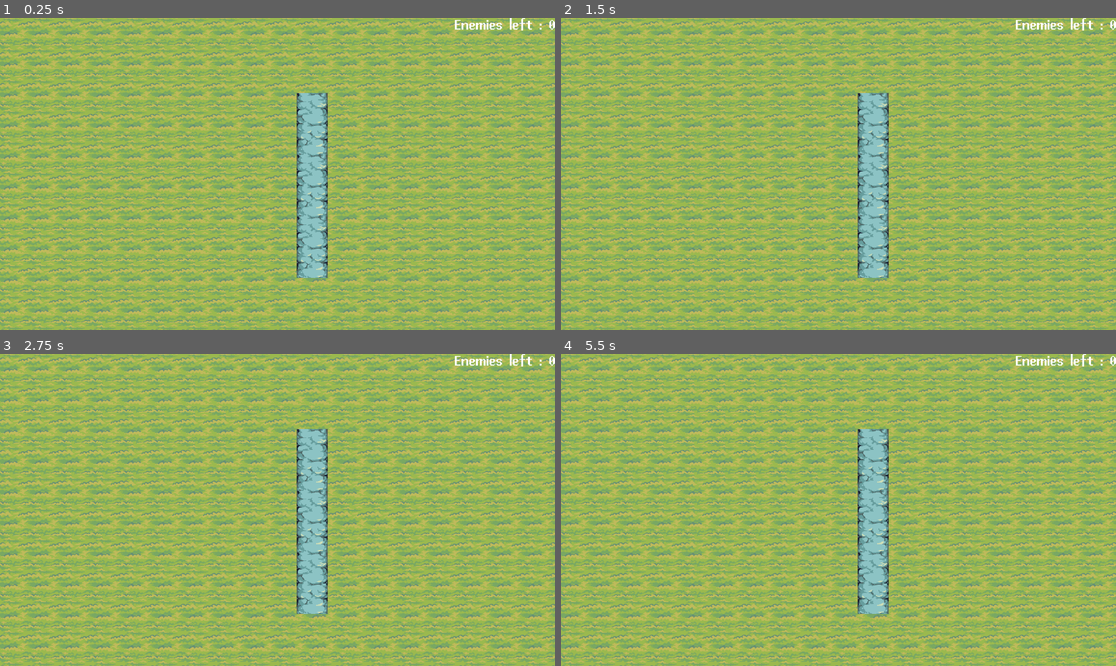
Above: before the commit, frames 1-4 (two rows, left to right).
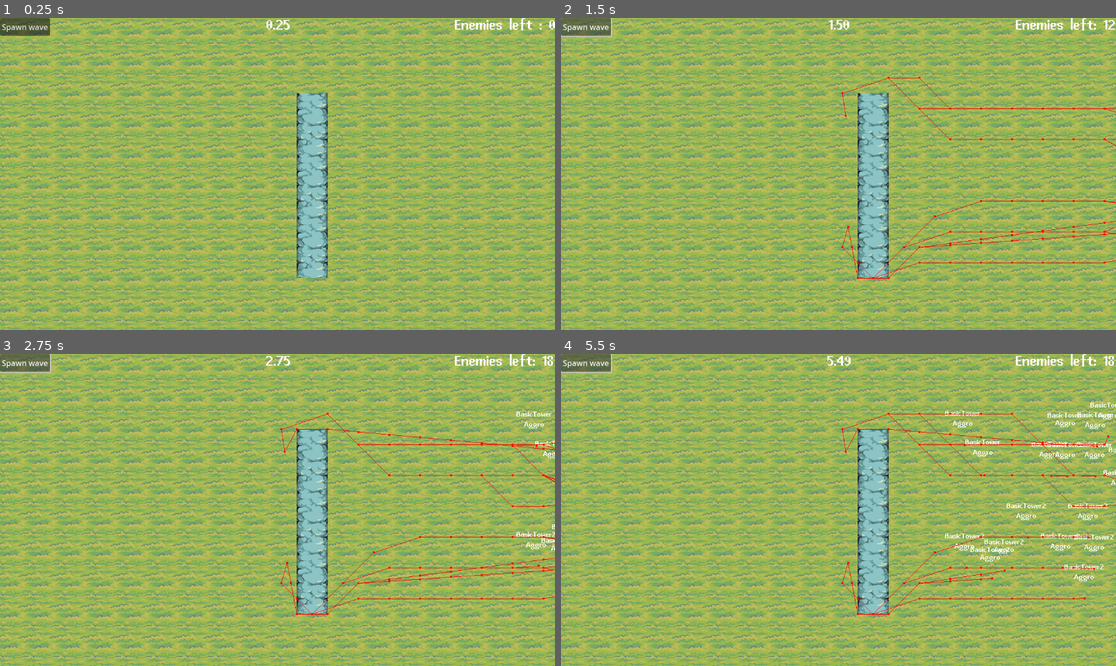
Above: after the commit, the same moments.

Repository: Cedro23/TDCardGame
Game: Godot game, scene res://scenes/game.tscn
Same seed, same stepped clock (60 frames per second), same inputs: the game is played once before the commit and once after it.
Inputs (mouse positions are in pixels of both pictures, inside the frame that each line leads up to):
- Up to frame 1 (0.25 s): no input
- Up to frame 2 (1.5 s): click (588, 27) at 0.5 s, where only the run after the commit has a clickable "Spawn wave"; click (588, 27) at 1.25 s, where only the run after the commit has a clickable "Spawn wave"
- Up to frame 3 (2.75 s): click (27, 363) at 2 s, where only the run after the commit has a clickable "Spawn wave"
- Up to frame 4 (5.5 s): no input

The runs differ from the first frame. In frame 1, 0.6% of the frame differs, in the area x 0-53%, y 0-6%; in frame 2, 1.7%; in frame 3, 2.2%; in frame 4, 3.2%, in the area x 0-100%, y 0-84%.

Commit message:
Added stopwatch to debug

Diff:
--- a/scenes/debug/debug_manager.tscn
+++ b/scenes/debug/debug_manager.tscn
@@ -1,6 +1,11 @@
-[gd_scene load_steps=2 format=3 uid="uid://dyt5gqnpn38wo"]
+[gd_scene load_steps=4 format=3 uid="uid://dyt5gqnpn38wo"]
 
 [ext_resource type="Script" path="res://scripts/tools/debug_manager.gd" id="1_rse5b"]
+[ext_resource type="FontFile" uid="uid://bylvoyi54agvx" path="res://assets/fonts/Abaddon_Fonts_v1.2/Abaddon Bold.ttf" id="2_gqn37"]
+
+[sub_resource type="LabelSettings" id="LabelSettings_s3r3o"]
+font = ExtResource("2_gqn37")
+font_size = 32
 
 [node name="DebugManager" type="Control"]
 layout_mode = 3
@@ -12,8 +17,23 @@
 script = ExtResource("1_rse5b")
 
 [node name="BtnSpawnWave" type="Button" parent="."]
+layout_mode = 0
 offset_right = 104.0
 offset_bottom = 37.0
 text = "Spawn wave"
 
+[node name="LblStopwatch" type="Label" parent="."]
+layout_mode = 1
+anchors_preset = 5
+anchor_left = 0.5
+anchor_right = 0.5
+offset_left = -31.0
+offset_right = 31.0
+offset_bottom = 36.0
+grow_horizontal = 2
+text = "00:00"
+label_settings = SubResource("LabelSettings_s3r3o")
+horizontal_alignment = 1
+vertical_alignment = 1
+
 [connection signal="pressed" from="BtnSpawnWave" to="." method="_on_btn_spawn_wave_pressed"]
--- a/scenes/game_manager.tscn
+++ b/scenes/game_manager.tscn
@@ -11,6 +11,5 @@
 
 [node name="CanvasLayer" type="CanvasLayer" parent="."]
 
-[node name="DebugManager" parent="CanvasLayer" node_paths=PackedStringArray("spawn_manager") instance=ExtResource("3_7m6en")]
-visible = false
-spawn_manager = NodePath("../../SpawnManager")
+[node name="DebugManager" parent="CanvasLayer" node_paths=PackedStringArray("_spawn_manager") instance=ExtResource("3_7m6en")]
+_spawn_manager = NodePath("../../SpawnManager")
--- a/scripts/tools/debug_manager.gd
+++ b/scripts/tools/debug_manager.gd
@@ -1,10 +1,19 @@
 extends Control
 
-@export var spawn_manager: SpawnManager
+@export var _spawn_manager: SpawnManager
 
-func _process(_delta: float):
+@onready var _stopwatch: Label = $LblStopwatch
+var _time_elapsed: float = 0.0
+
+func _process(delta: float):
 	if Input.is_action_just_pressed('debug_ui'):
 		visible = !visible
 
+	_update_stopwatch(delta)
+
+func _update_stopwatch(delta: float):
+	_time_elapsed += delta
+	_stopwatch.text = str(_time_elapsed).pad_decimals(2)
+
 func _on_btn_spawn_wave_pressed():
-	spawn_manager.spawn_enemies()
+	_spawn_manager.spawn_enemies()
